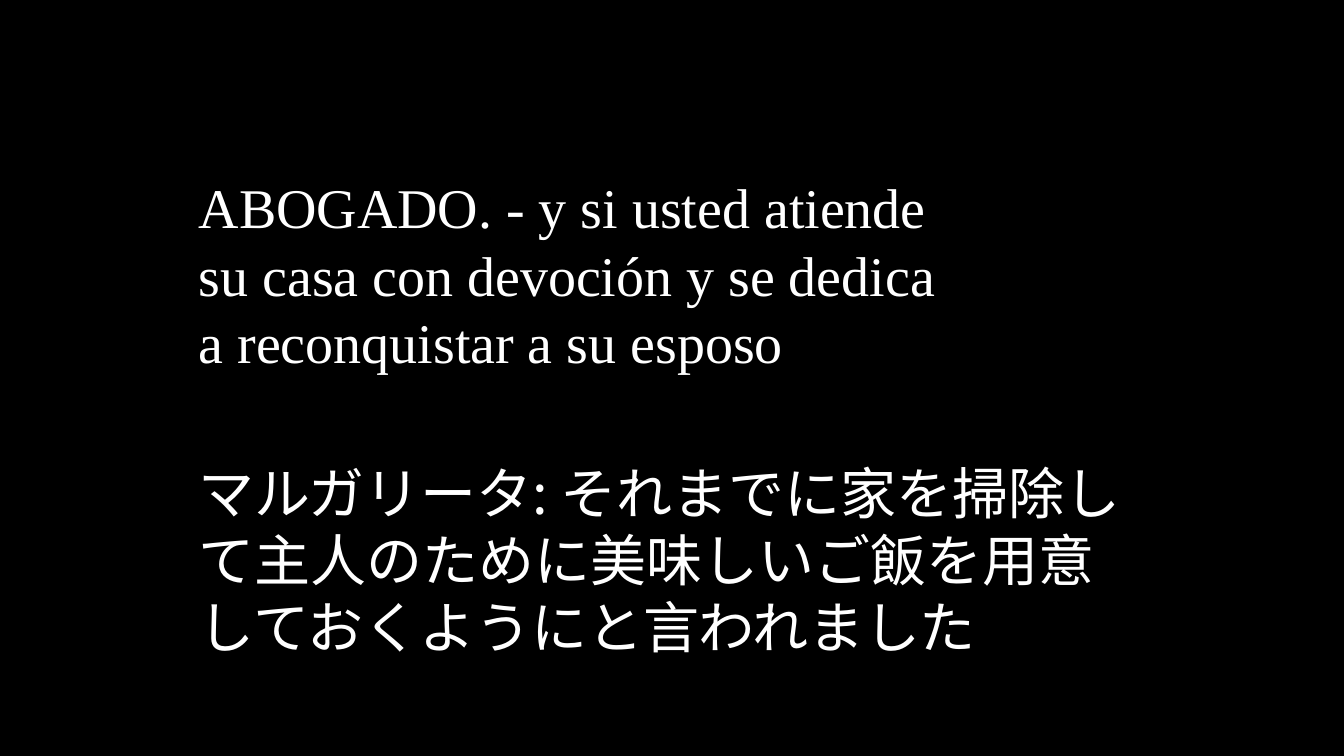
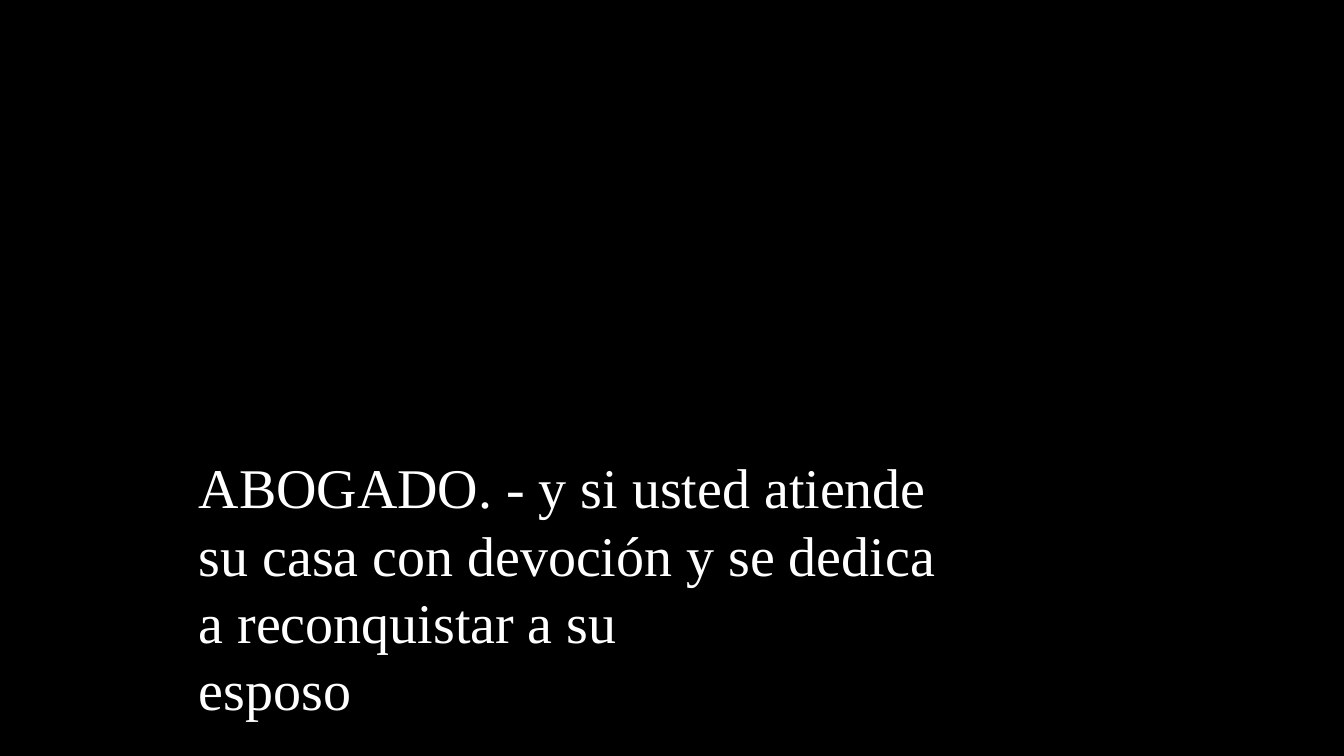
Before and after one commit to oulcggc/lang-drama-caption, a slide deck: slide 118 of complete-cap.pptx (slide 115 before the commit). Drawn at 1344x756 pixels with LibreOffice and Linux fonts; fonts in the diff are those of the drawing. Boxes give left, top, right and bottom in pixels: in the first picture for what was removed or moved away, otherwise in the second. Text is boxed around its words. In the diff, an @@ line names an element or a change of style, - is before the commit and + after.

```diff
--- a/complete-cap.pptx
+++ b/complete-cap.pptx
@@ text "ABOGADO. - y si usted ...": place and size @@
-text "ABOGADO. - y si usted ..." at (199, 189, 935, 373)
+text "ABOGADO. - y si usted ..." at (199, 469, 935, 653)
@@ text removed at (199, 466, 1121, 653) @@
-マルガリータ: それまでに家を掃除して主人のために美味しいご飯を用意しておくようにと言われました
```
Also in this commit, not shown: 115 other slides changed, 44 slides added, 42 slides removed, 2 other files.
